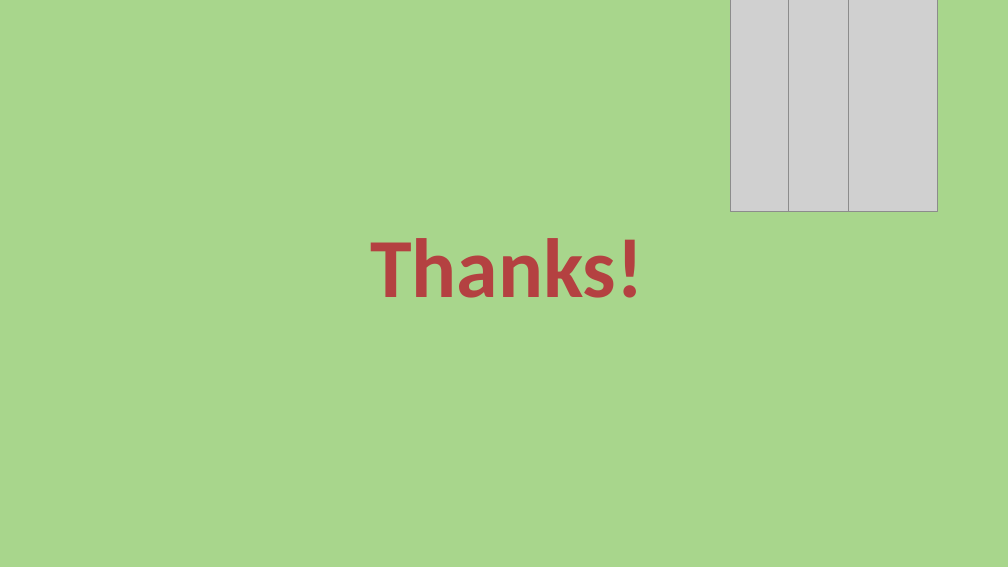
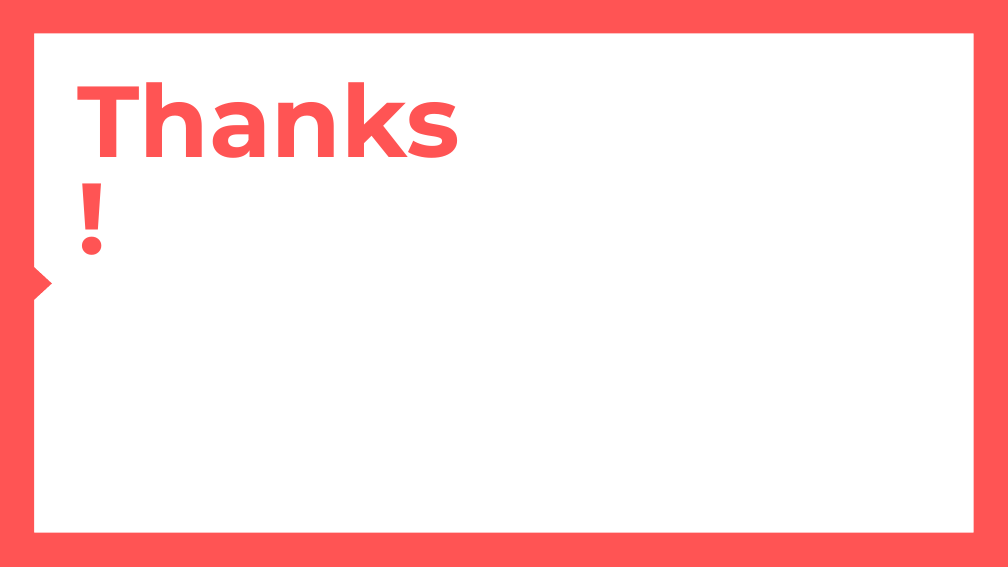
Before and after one commit to vuquang01dl/Phat_trien_PMPT, a slide deck: slide 17 of 20232_IT4883Q_Group5.pptx (slide 22 before the commit). Drawn at 1008x567 pixels with LibreOffice and Linux fonts; fonts in the diff are those of the drawing; grey boxes stand for pictures; background and template pictures are left out. Boxes give left, top, right and bottom in pixels: in the first picture for what was removed or moved away, otherwise in the second. Text is boxed around its words. In the diff, an @@ line names an element or a change of style, - is before the commit and + after.

```diff
--- a/20232_IT4883Q_Group5.pptx
+++ b/20232_IT4883Q_Group5.pptx
@@ frame added at (0, 0, 1008, 566), fill #FF5454 @@
@@ picture removed at (731, 0, 821, 212) @@
@@ picture removed at (788, 0, 878, 212) @@
@@ picture removed at (849, 0, 938, 212) @@
@@ title "Thanks!": place and size @@
-title "Thanks!" at (370, 238, 643, 298)
+title "Thanks!" at (78, 82, 460, 158)
@@ title "Thanks!" at (78, 82, 460, 158): size 60 to 72 pt, font Calibri to Montserrat, text colour #B44141 to #FF5454; alignment centre to left; line spacing 1 to 0.8 @@
@@ triangle added at (32, 266, 51, 301), fill #FF5454 @@
```
Also in this commit, not shown: 5 other slides changed, 11 slides added, 16 slides removed.
